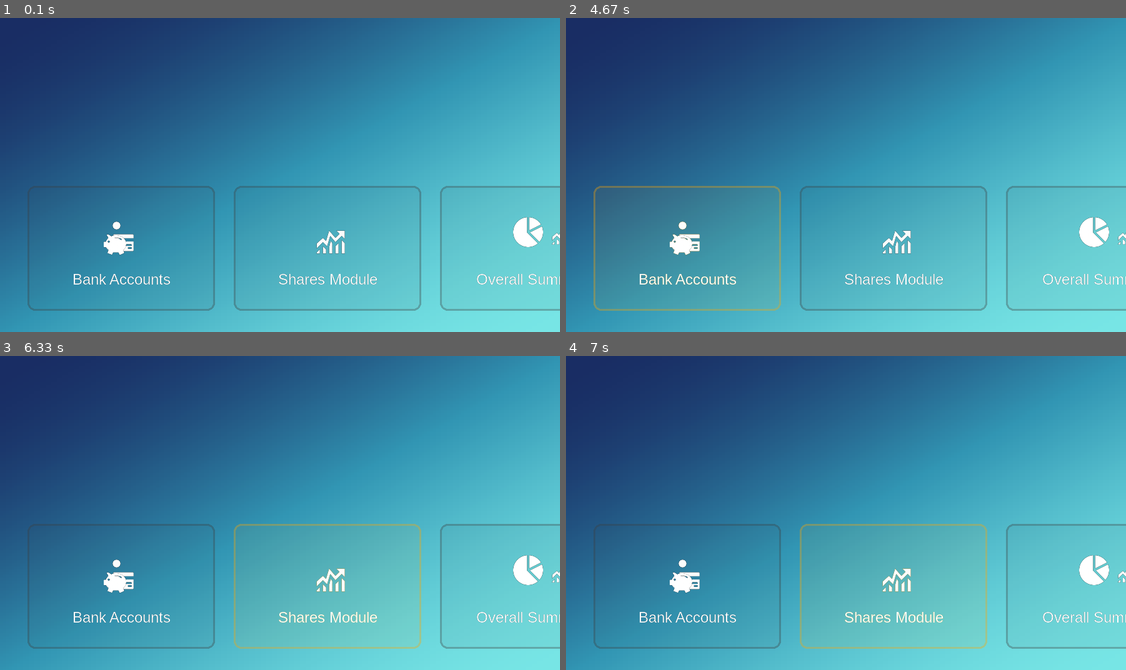
Above: before the commit, frames 1-4 (two rows, left to right).
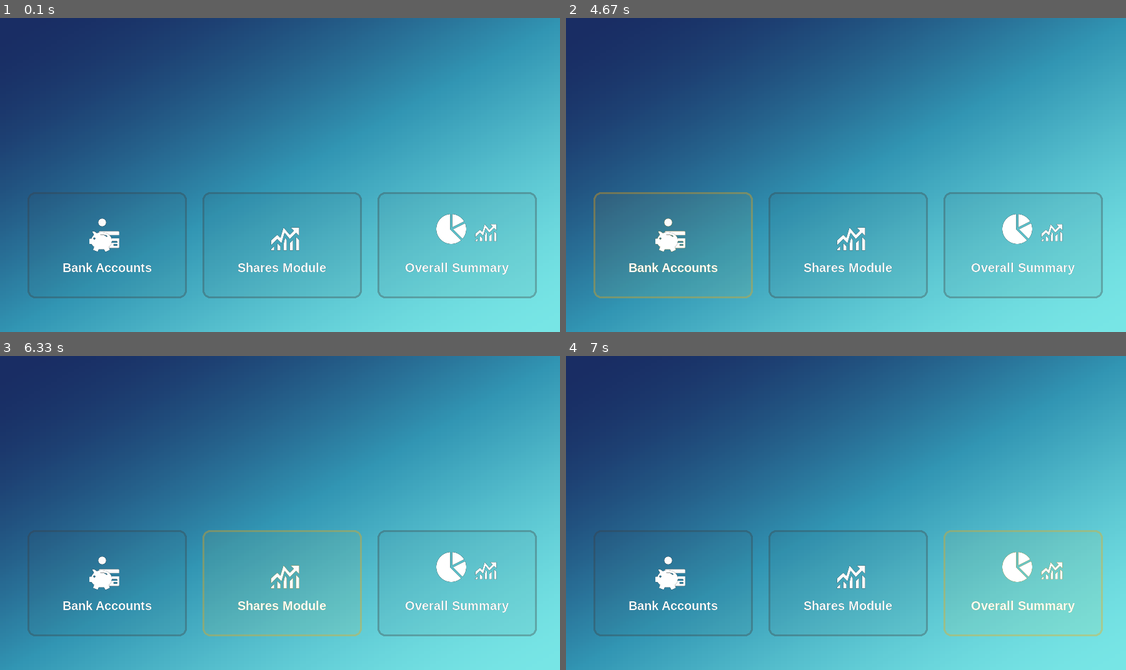
Above: after the commit, the same moments.

Repository: sachinadk2011/FinLedger
Game: pygame game, started from main.py
Two runs of this game, one before a commit and one after it. Both use one fixed random seed, a clock stepped at 60 frames per second and the inputs below.
Inputs (mouse positions are in pixels of both pictures, inside the frame that each line leads up to):
- Up to frame 1 (0.1 s): no input
- Up to frame 2 (4.67 s): click (672, 244) at 0.38 s; click (851, 193) at 0.72 s; click (672, 127) at 1.05 s; click (1053, 284) at 1.38 s; click (857, 71) at 1.72 s; click (818, 256) at 2.05 s; click (829, 121) at 2.38 s; click (1042, 256) at 3.22 s; click (1019, 168) at 3.55 s; click (1042, 237) at 3.88 s; click (683, 115) at 4.22 s; click (711, 231) at 4.55 s
- Up to frame 3 (6.33 s): click (117, 494) at 4.88 s; click (431, 547) at 5.22 s; click (112, 629) at 5.55 s; click (190, 409) at 5.88 s; click (313, 600) at 6.22 s
- Up to frame 4 (7 s): click (711, 431) at 6.55 s; click (946, 616) at 6.88 s

The runs differ from the first frame. In frame 1, 5.9% of the frame differs, in the area x 4-100%, y 53-94%; in frame 2, 6.0%; in frame 3, 6.0%; in frame 4, 6.0%.

Commit message:
Increase UI scaling limits and enhance button/card size management for dynamic resizing

Diff:
--- a/main.py
+++ b/main.py
@@ -76,7 +76,7 @@
     scale = min(scale_x, scale_y)
 
     # Clamp scale (CRITICAL)
-    scale = max(0.85, min(scale, 1.15))
+    scale = max(0.85, min(scale, 1.35))
 
     return scale
 
@@ -105,20 +105,38 @@
 
     def render(self, text, size=24, color=WHITE, bold=False):
         font = self.get(size, bold)
-        return font.render(text,  color)
+        return font.render(text, True, color)
 
 # global variable for font
-font = FontManager().get(24)
+font = FontManager()
 
 # Icon class to manage individual icons
 class icon:
     def __init__(self,  size, pos=(0,0)):
+        self.base_size = size
         self.surface = pygame.Surface(size, pygame.SRCALPHA)
 
         self.rel_x, self.rel_y = pos
+        self.icons = []
 
     def add_image(self, icon, pos):
+        self.icons.append((icon, pos))
         self.surface.blit(icon, pos)
+
+    def set_size(self, scale):
+        new_size = (
+            int(self.base_size[0] * scale),
+            int(self.base_size[1] * scale)
+        )
+        self.surface = pygame.Surface(new_size, pygame.SRCALPHA)
+        for icon, pos in self.icons:
+            #scale icon position
+            new_pos = (int(pos[0] * scale), int(pos[1] * scale))
+            #scale icon size
+            icon_size = icon.get_size()
+            new_icon_size = (int(icon_size[0] * scale), int(icon_size[1] * scale))
+            scaled_icon = pygame.transform.smoothscale(icon, new_icon_size)
+            self.surface.blit(scaled_icon, new_pos)
 
     def get_width(self):
         return self.surface.get_width()
@@ -147,6 +165,9 @@
         self.caption_length = len(caption)
         self.hovered = False
         self.Gray = (60, 60, 60)
+
+    def set_size(self, size):
+        self.surface = pygame.Surface(size, pygame.SRCALPHA)
 
     def update_position(self, x, y):
         self.rect.topleft = (x, y)
@@ -189,7 +210,7 @@
         #draw icon and caption over button
         self.icon.draw(self.surface)
         if self.caption:
-            caption_surf = font.render(self.caption, True, WHITE)
+            caption_surf = font.render(self.caption, bold=True)
             caption_rect = caption_surf.get_rect(center=(self.surface.get_width() // 2, self.surface.get_height() - 50))
             self.surface.blit(caption_surf, caption_rect)
         screen.blit(self.surface, self.rect.topleft)
@@ -212,7 +233,7 @@
     bank_icons.add_image(pig_icon, (0, 20))
     bank_icons.tint(WHITE)
 
-    bank_card = button_card((300, 200), bank_icons, caption="Bank Accounts")
+
 
 
     #share icon
@@ -221,7 +242,7 @@
     stock_bar_icon.add_image(share_icon, (0, 0))
     stock_bar_icon.tint(WHITE)
 
-    share_card = button_card((300, 200), stock_bar_icon, caption="Shares Module")
+
 
     # report combine icon
     pie_chart_icon = load_icon("assests/stock_pies.png",(48, 48) )
@@ -231,13 +252,19 @@
     stock_report_icon.add_image(bar_icon, (50, 0))
     stock_report_icon.tint(WHITE)
 
-    stock_report_card = button_card((300, 200), stock_report_icon, caption="Overall Summary")
 
 
 
     # Draw once (important!)
     width, height = screen.get_size()
     background = get_instant_bg(width, height)
+    scale = get_ui_scale(width, height)
+    font.update_scale(scale)
+
+    size = (int(300 * scale), int(200 * scale))
+    bank_card = button_card(size, bank_icons, caption="Bank Accounts")
+    share_card = button_card(size, stock_bar_icon, caption="Shares Module")
+    stock_report_card = button_card(size, stock_report_icon, caption="Overall Summary")
 
     #initial card positions
     card_width, card_height = bank_card.surface.get_size()
@@ -273,8 +300,20 @@
                     pygame.RESIZABLE
                     )
                 background = get_instant_bg(width, height)
+                scale = get_ui_scale(width, height)
+                font.update_scale(scale)
+
+                bank_icons.set_size(scale)
+                stock_report_icon.set_size(scale)
+                stock_bar_icon.set_size(scale)
+
+                size = (int(300 * scale), int(200 * scale))
+                bank_card.set_size(size)
+                share_card.set_size(size)
+                stock_report_card.set_size(size)
                 print(f"Resized to: {width}x{height}")
                 #update card positions
+                card_width, card_height = bank_card.surface.get_size()
                 card_pos_x = int(width * 0.02)
 
                 card_pos_y = height - (height + card_height) // 3
